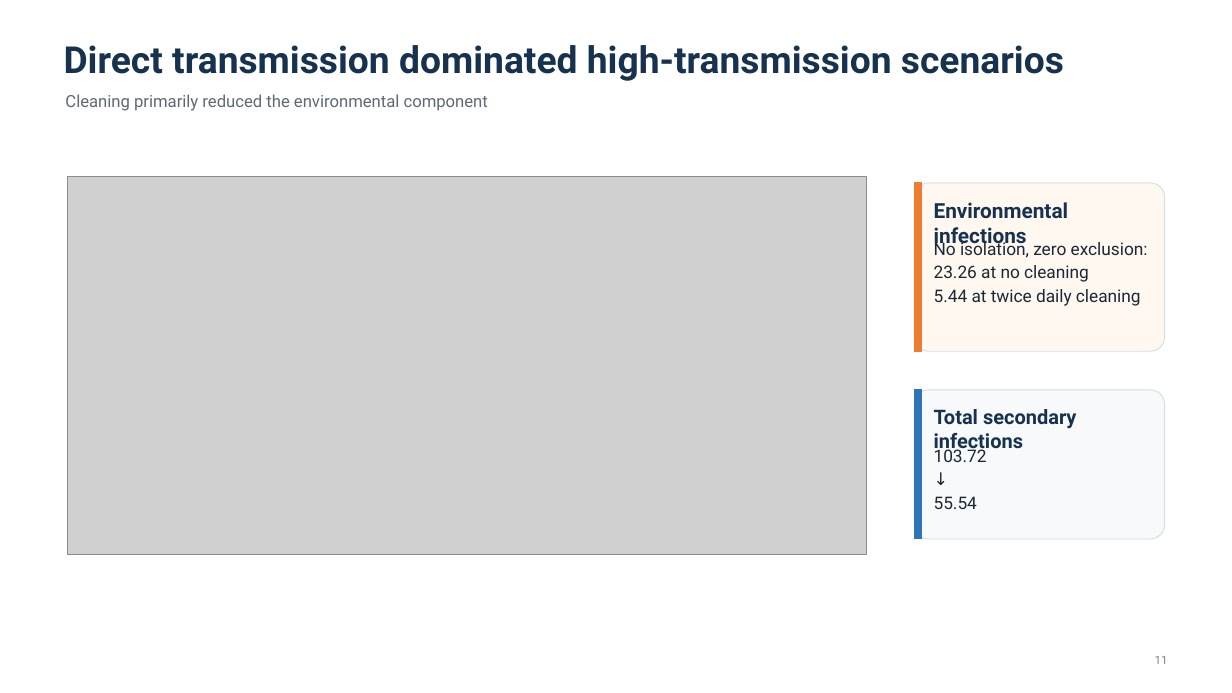
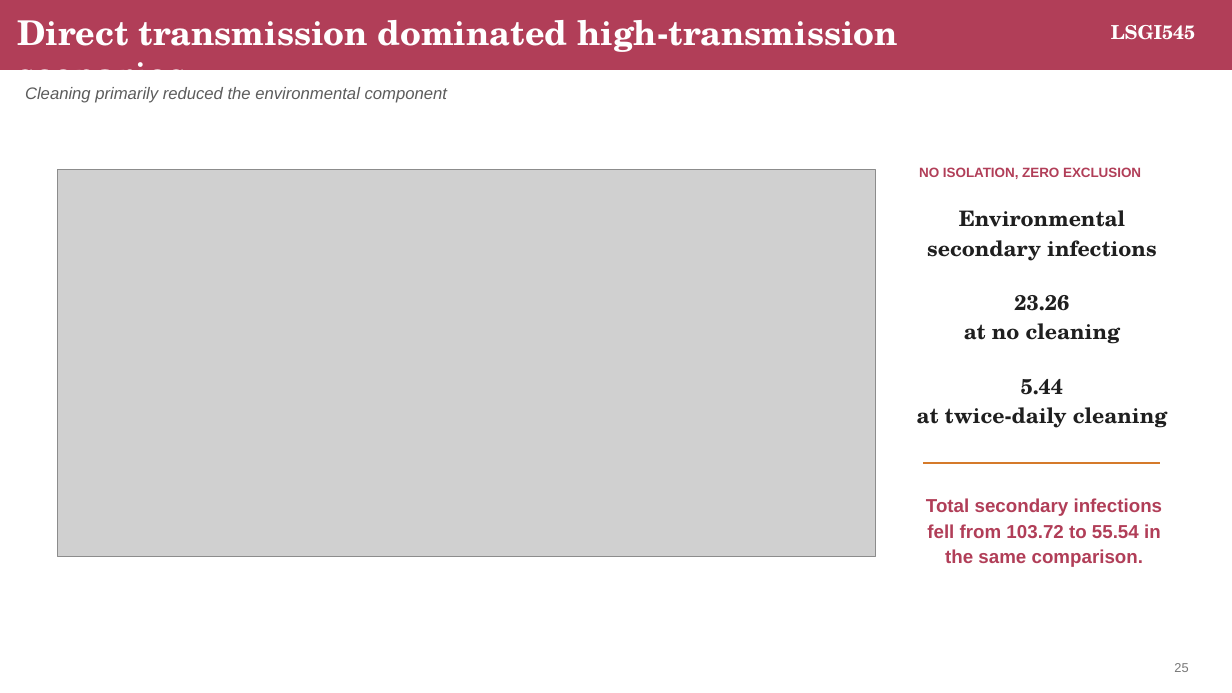
Before and after one commit to LIUXiaolu424/LSGI545-Group26, a slide deck: slide 25 of group_report_presentation/output/Norovirus_Dormitory_ABM_Group_Presentation.pptx (slide 11 before the commit). Drawn at 1232x693 pixels with LibreOffice and Linux fonts; fonts in the diff are those of the drawing; grey boxes stand for pictures. Boxes give left, top, right and bottom in pixels: in the first picture for what was removed or moved away, otherwise in the second. Text is boxed around its words. In the diff, an @@ line names an element or a change of style, - is before the commit and + after.

```diff
--- a/group_report_presentation/output/Norovirus_Dormitory_ABM_Group_Presentation.pptx
+++ b/group_report_presentation/output/Norovirus_Dormitory_ABM_Group_Presentation.pptx
@@ rectangle added at (0,0,1232,69), fill #B13E58, outline #B13E58 0 pt @@
@@ text "Direct transmission dominated high-transmission scenarios": place and size @@
-text "Direct transmission dominated high-transmission scenarios" at (64,45,1064,81)
+text "Direct transmission dominated high-transmission scenarios" at (17,20,898,98)
@@ text "Direct transmission dominated high-transmission scenarios" at (17,20,898,98): size 29 to 26.5 pt, font Roboto to TeX Gyre Schola, text colour #16324F to #FFFFFF @@
@@ text added at (1111,25,1195,40), 15 pt, text #FFFFFF, bold @@
+LSGI545
@@ text "Cleaning primarily reduced the environmental ...": place and size @@
-text "Cleaning primarily reduced the environmental ..." at (65,94,488,111)
+text "Cleaning primarily reduced the environmental ..." at (25,87,447,103)
@@ text "Cleaning primarily reduced the environmental ..." at (25,87,447,103): font Roboto to Arial, text colour #5D6A75 to #5C5C5C, italic on @@
@@ picture: place and size @@
-picture at (67,177,867,555)
+picture at (57,170,875,557)
@@ text added at (919,167,1141,179), 10.5 pt, text #B13E58, bold @@
+NO ISOLATION, ZERO EXCLUSION
@@ rounded rectangle removed at (915,183,1165,351) @@
@@ rectangle removed at (915,183,921,351) @@
@@ text removed at (934,202,1069,248) @@
-Environmental infections
@@ text at (917,210,1168,428): text changed; size 13.5 to 16.6 pt; font Roboto to TeX Gyre Schola; text colour #1C2833 to #1F1F1F; bold on @@
-No isolation, zero exclusion:
-23.26 at no cleaning
-5.44 at twice daily cleaning
+Environmental secondary infections
+23.26
+at no cleaning
+5.44
+at twice-daily cleaning
@@ rounded rectangle removed at (915,390,1165,539) @@
@@ rectangle removed at (915,390,921,539) @@
@@ text removed at (934,409,1077,453) @@
-Total secondary infections
@@ rectangle added at (924,462,1160,464), fill #D57A2A, outline #D57A2A 0 pt @@
@@ text at (926,498,1163,567): text changed; size 13.5 to 14.6 pt; font Roboto to Arial; text colour #1C2833 to #B13E58; bold on @@
-103.72
-↓
-55.54
+Total secondary infections fell from 103.72 to 55.54 in the same comparison.
@@ text removed at (1155,656,1168,664) @@
-11
@@ text added at (1174,663,1188,672), 10 pt, text #777777 @@
+25
```
Also in this commit, not shown: 2 other slides changed, 30 slides added, 12 slides removed, 5 other files.
